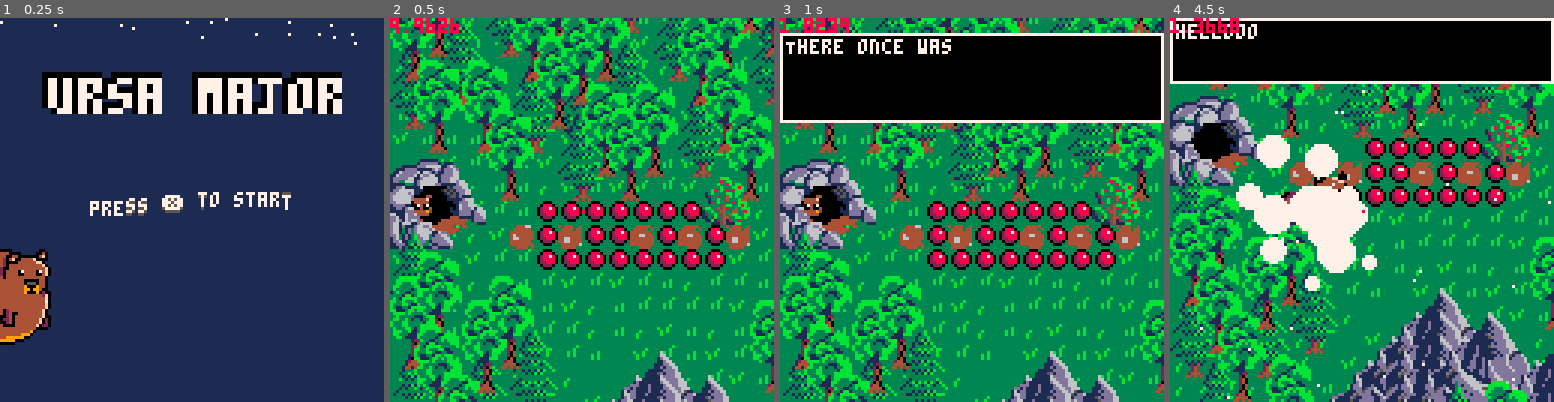
Above: before the commit, frames 1-4 (left to right).
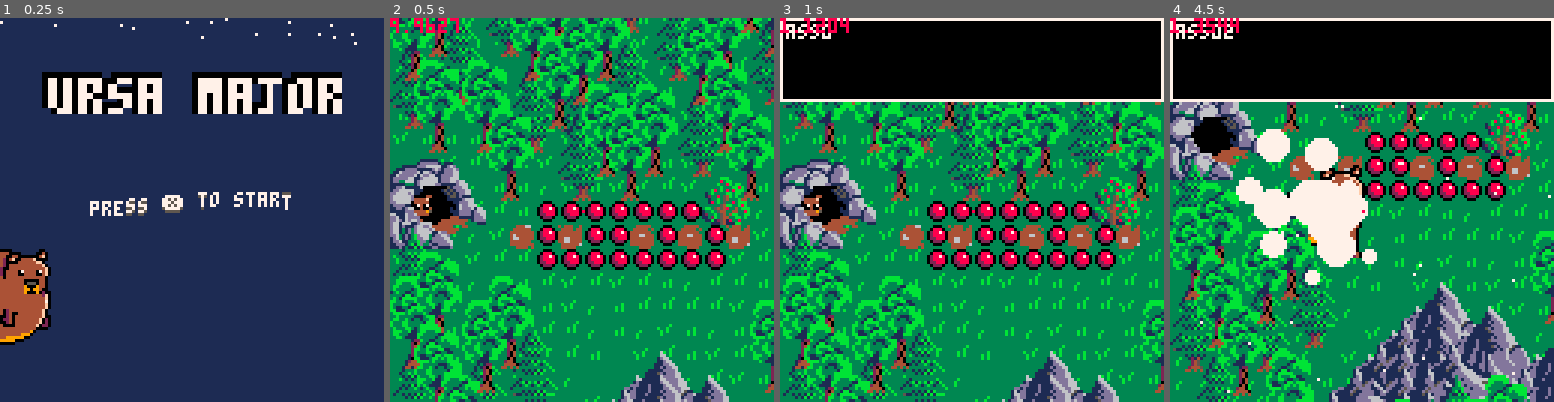
Above: after the commit, the same moments.

Repository: ekaktusz/harvest
Game: PICO-8 cartridge harvest.p8
Same seed, same stepped clock (60 frames per second), same inputs: the game is played once before the commit and once after it.
Inputs:
- Up to frame 1 (0.25 s): no input
- Up to frame 2 (0.5 s): tap X (X key) at 0.33 s
- Up to frame 3 (1 s): tap O (Z key) at 0.7 s
- Up to frame 4 (4.5 s): tap X (X key) at 1.07, 1.85, 2.97, 4.08 s; hold Right 1.6-2.1 s; tap O (Z key) every 0.4 s from 1.7 to 4.1 s; hold Up 2.15-2.42 s; hold Right 2.47-3.03 s; hold Left 3.08-3.58 s; hold Down 3.63-3.97 s; hold Right from 4.02 s (still down)

Frame 1 is identical in both runs. In frame 2, less than 0.1% of the frame differs, in the area x 15-18%, y 0-4%; in frame 3, 11%; in frame 4, 39%, in the area x 0-100%, y 0-100%.

Commit message:
better_text_box

Diff:
--- a/include/bear.lua
+++ b/include/bear.lua
@@ -57,6 +57,11 @@
 function update_bear()
     bear_collide_with_objs(triggers, bear_collide_with_trigger)
 
+    if tb_1.reading then
+        bear.freezed = 0
+        bear.freeze_time = 5
+    end
+
     if bear.freezed then
         bear.freeze_timer += 1
         if (bear.freeze_timer > bear.freeze_time) then
@@ -111,7 +116,7 @@
         freeze_bear(10)
         snowing = true
         snow2_init()
-        tb_1 = tb_init({"hellooo"})
+        tb_1 = tb_init(helps.firstgrow_tb)
         explode(bear.x+bear.w/2,bear.y+bear.h/2,bear.w/2,40,100)
     end
 
--- a/include/forest_level.lua
+++ b/include/forest_level.lua
@@ -14,7 +14,7 @@
     init_hitboxes()
     init_triggers()
     snowing = false
-    tb_1 = tb_init({"There once was a bear who loved to eat,Her appetite was hard to beat."}, 0, 5, 127 , 29)
+    tb_1 = tb_init(helps.start_tb)
 
     map_size_x = 800
     map_size_y = 255
--- a/include/textbox.lua
+++ b/include/textbox.lua
@@ -1,5 +1,10 @@
 --- textbox: https://www.lexaloffle.com/bbs/?tid=38668
-function tb_init(string, _ox,_oy, _w, _h) -- this function starts and defines a text box.
+function tb_init(t) -- this function starts and defines a text box.
+    local string = {t.text}
+    local _ox = t.x
+    local _oy = t.y
+    local _w  = t.w
+    local _h  = t.h
     local tb={ -- table containing all properties of a text box. i like to work with tables, but you could use global variables if you preffer.
         str=string, -- the strings. remember: this is the table of strings you passed to this function when you called on _update()
         --voice=voice, -- the voice. again, this was passed to this function when you called it on _update()
--- a/include/triggers.lua
+++ b/include/triggers.lua
@@ -18,7 +18,7 @@
 end
 
 function bear_collide_with_trigger(t)
-    tb_1 = tb_init({t.textbox.text},t.textbox.x,t.textbox.y,t.textbox.w,t.textbox.h)
-    freeze_bear(80)
+    tb_1 = tb_init(t.textbox)
+    --freeze_bear(80)
     del(triggers, t)
 end
